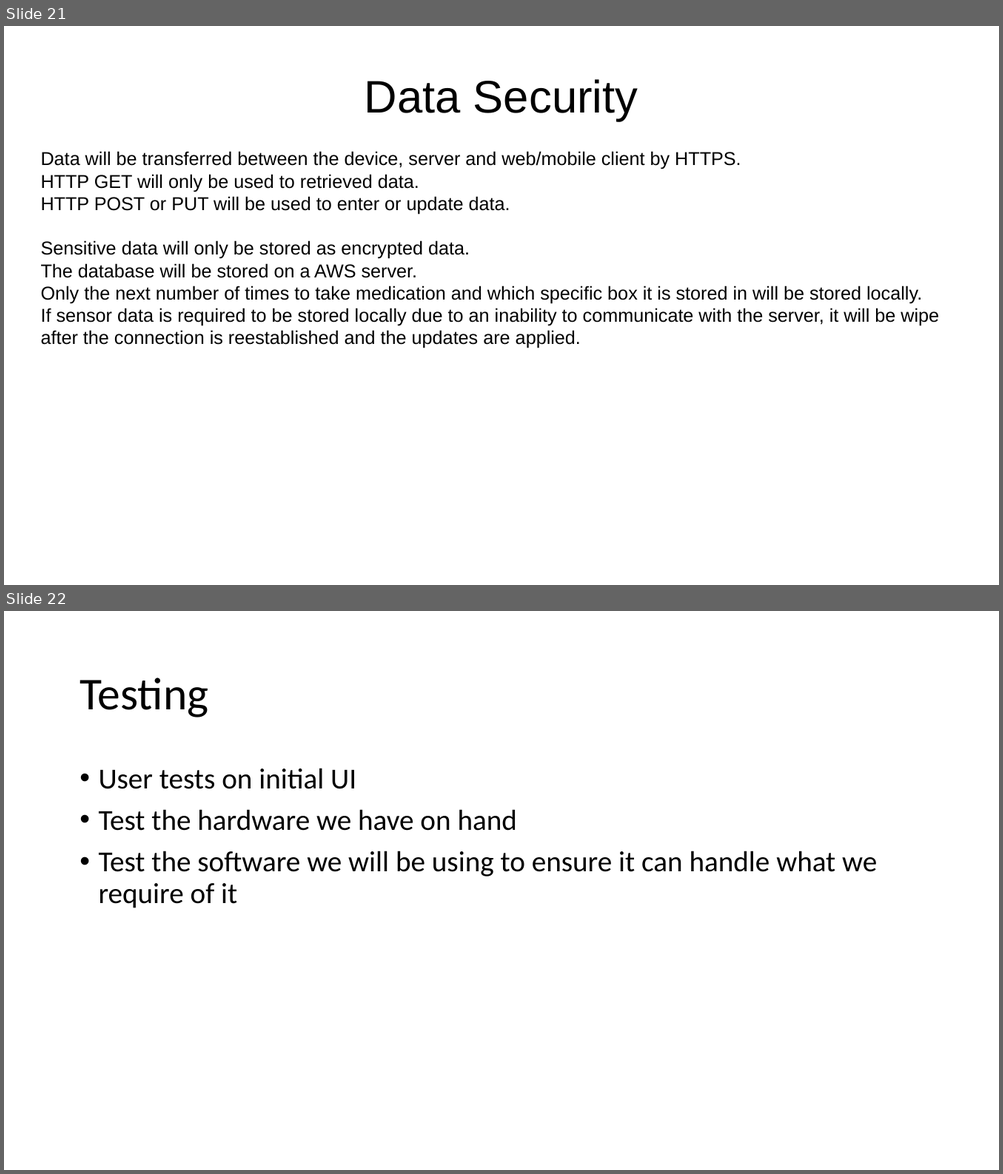
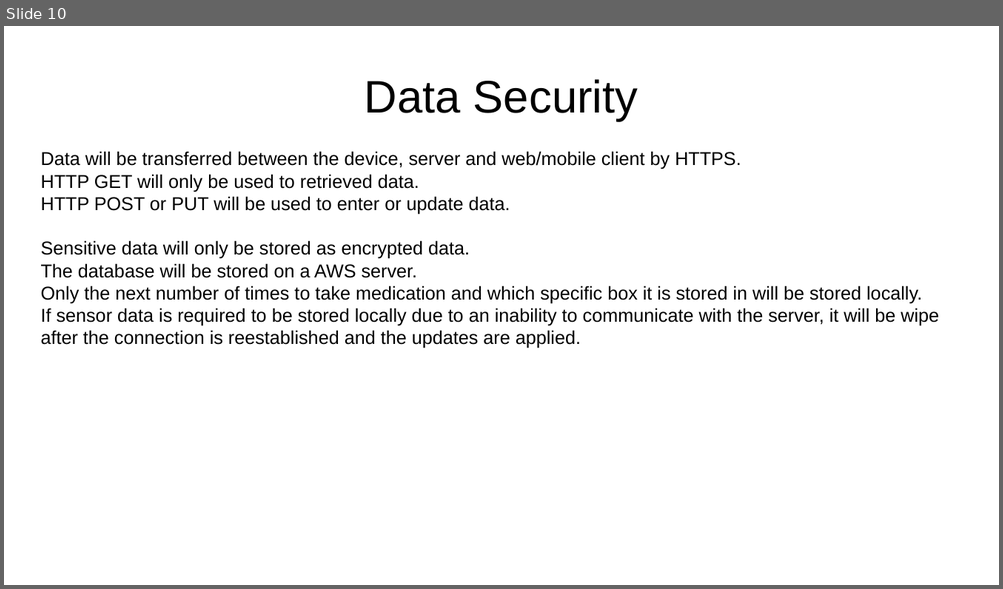
Before and after one commit to cianashby1337/IOT_CA1_Documentation, a slide deck: Slideshow template.pptx. Shown one above the other, each under a label of ours: slides 21 and 22 before the commit, slide 10 after it. The pictures are 1003x1174 and 1003x589 pixels, drawn with LibreOffice and Linux fonts; fonts in the diff are those of the drawing. Boxes give left, top, right and bottom in pixels: in the first picture for what was removed or moved away, otherwise in the second. Text is boxed around its words. In the diff, an @@ line names an element or a change of style, - is before the commit and + after.

```diff
--- a/Slideshow template.pptx
+++ b/Slideshow template.pptx
@@ slide 22 removed at box(4, 611, 999, 1170), background #FFFFFF @@
@@ title removed at box(79, 678, 208, 718) @@
-Testing
@@ text removed at box(99, 768, 876, 908) @@
-• User tests on initial UI
-• Test the hardware we have on hand
-• Test the software we will be using to ensure it can handle what we require of it
@@ what was slide 21 is now slide 10 @@
```
Also in this commit, not shown: 2 slides changed, 12 other slides removed.
